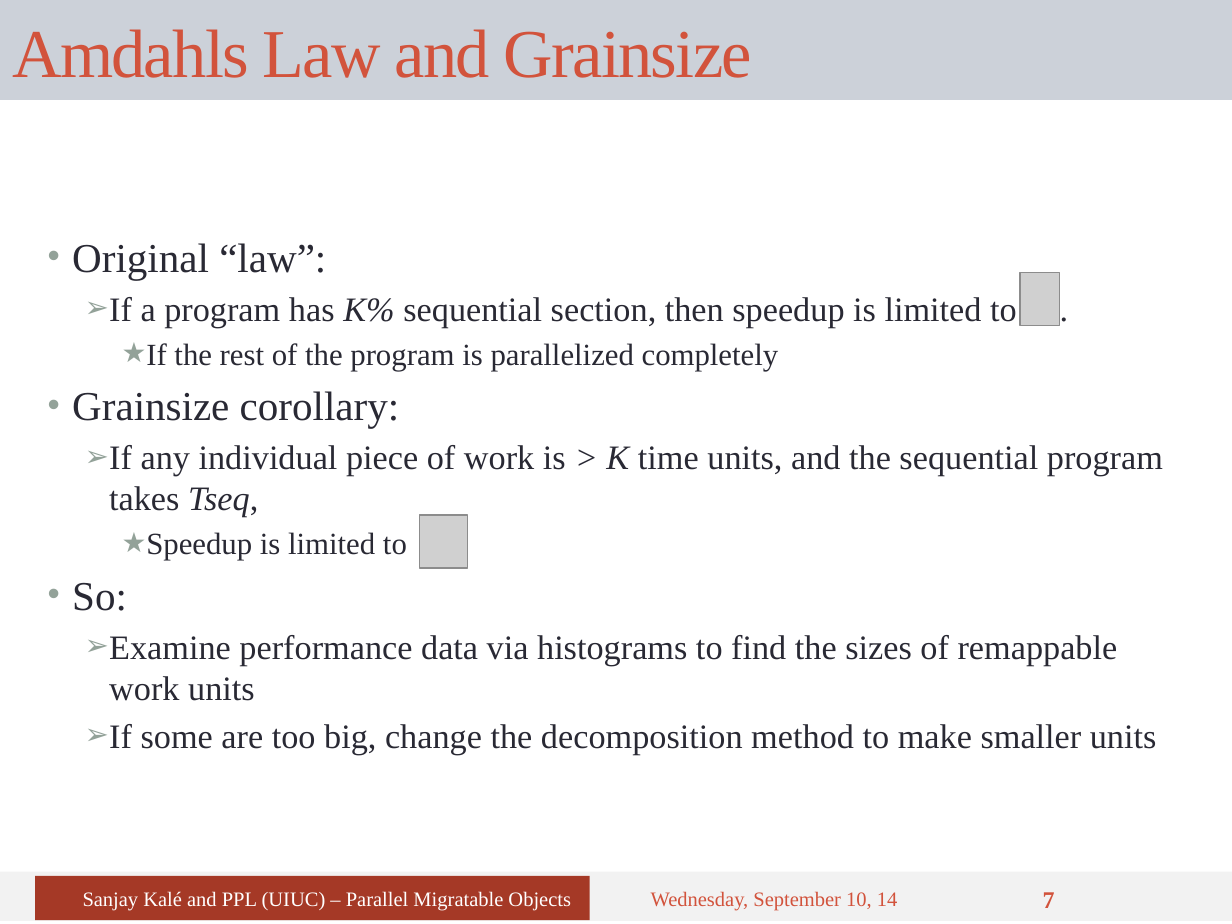
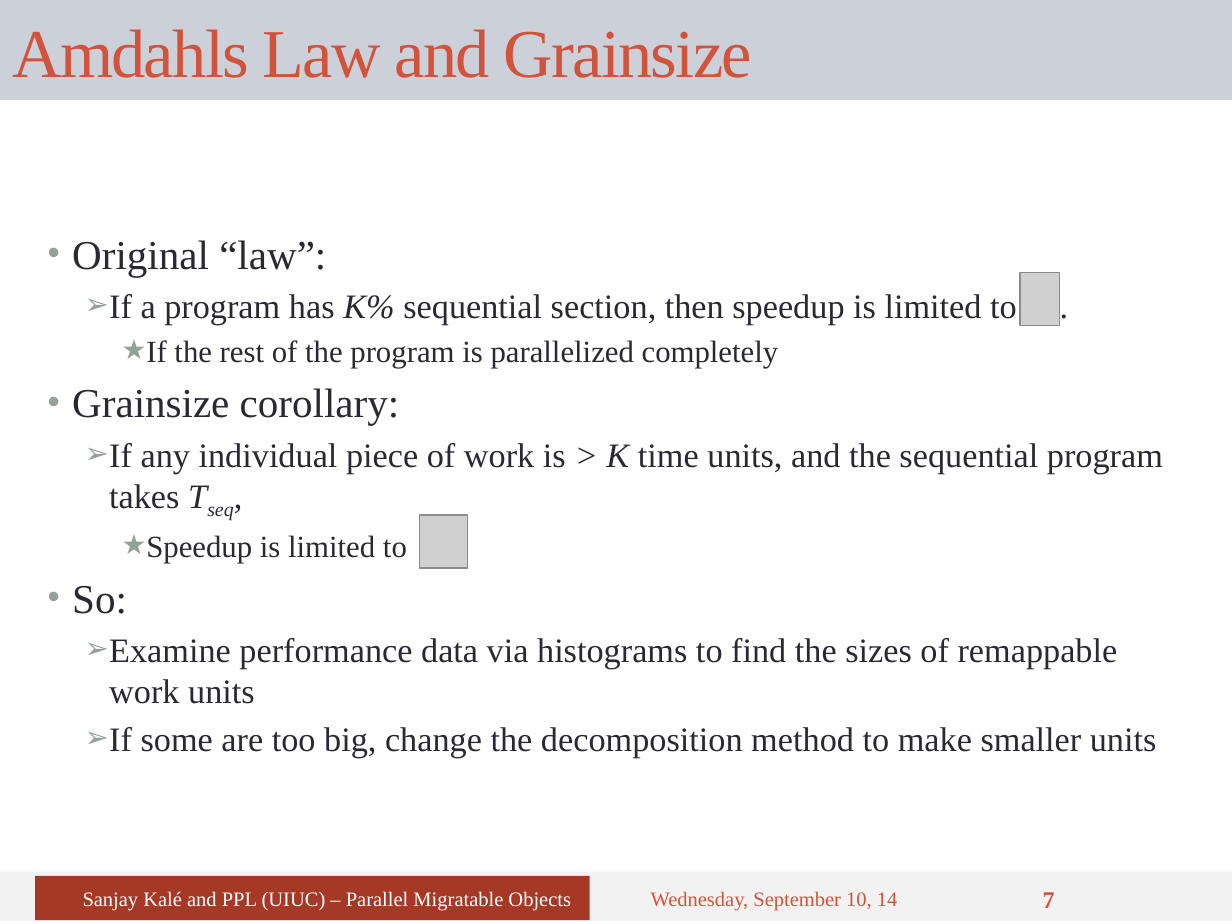
Before and after one commit to UIUC-PPL/charm_tutorial, a slide deck: slide 7 of tutorial-05-overdecomposition.pptx. Drawn at 1232x924 pixels with LibreOffice and Linux fonts; fonts in the diff are those of the drawing; grey boxes stand for pictures. Boxes give left, top, right and bottom in pixels: in the first picture for what was removed or moved away, otherwise in the second. Text is boxed around its words. In the diff, an @@ line names an element or a change of style, - is before the commit and + after.

Commit message:
itatlics, spacing, minus adding, subscript, resizing and re-formatting pictures

```diff
--- a/tutorial-05-overdecomposition.pptx
+++ b/tutorial-05-overdecomposition.pptx
@@ text at (109, 443, 1163, 509): now subscript in "Tseq," @@
```
Also in this commit, not shown: 4 other slides changed.
